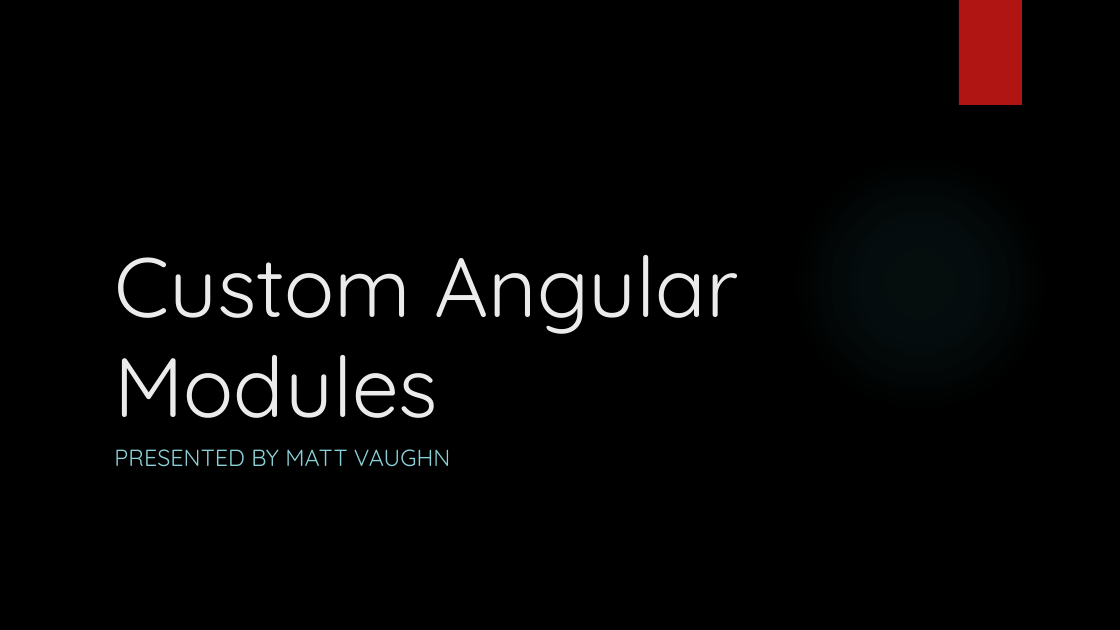
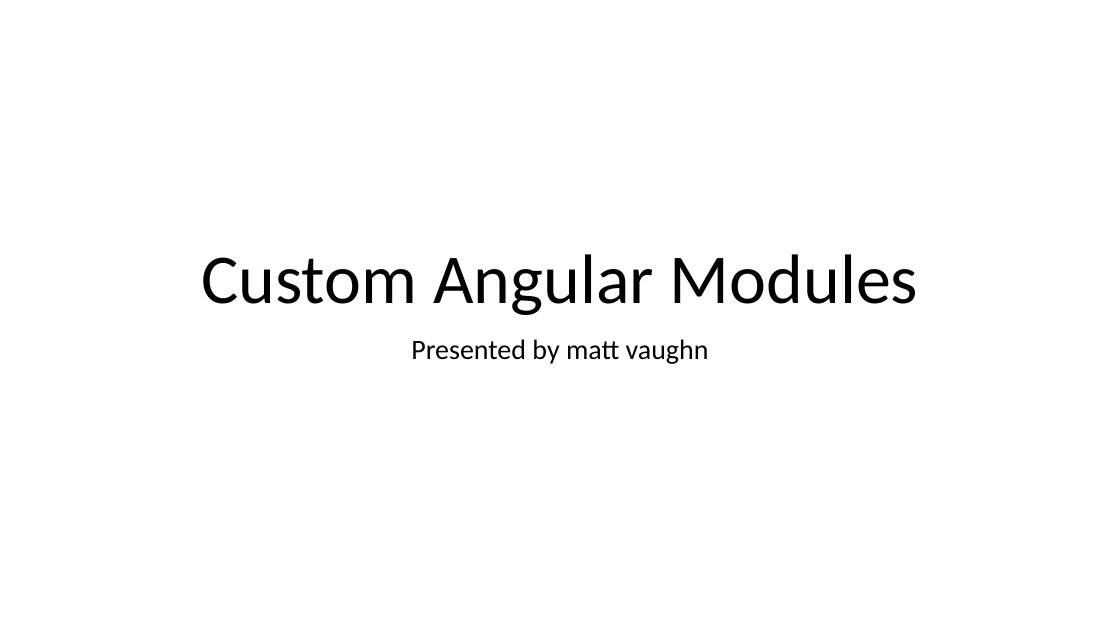
Before and after one commit to buildmotion/custom-angular-modules, a slide deck: slide 1 of presentation/custom-angular-modules.pptx. Drawn at 1120x630 pixels with LibreOffice and Linux fonts; fonts in the diff are those of the drawing; background and template pictures are left out. Boxes give left, top, right and bottom in pixels: in the first picture for what was removed or moved away, otherwise in the second. Text is boxed around its words. In the diff, an @@ line names an element or a change of style, - is before the commit and + after.

```diff
--- a/presentation/custom-angular-modules.pptx
+++ b/presentation/custom-angular-modules.pptx
@@ background picture (left out) to #FFFFFF @@
@@ rectangle removed at bbox=[959, 0, 1022, 105] @@
@@ title "Custom Angular Modules": place and size @@
-title "Custom Angular Modules" at bbox=[114, 255, 738, 418]
+title "Custom Angular Modules" at bbox=[201, 254, 918, 315]
@@ title "Custom Angular Modules" at bbox=[201, 254, 918, 315]: size 72 to 60 pt, font Quicksand to Calibri, text colour #EBEBEB to #000000; alignment left to centre; line spacing 1 to 0.9 @@
@@ ellipse removed at bbox=[791, 154, 1049, 413] @@
@@ subtitle at bbox=[411, 339, 709, 364]: text changed; size 20 to 24 pt; font Quicksand to Calibri; text colour #8AD0D6 to #000000 @@
-PRESENTED BY MATT VAUGHN
+Presented by matt vaughn
```
Also in this commit, not shown: 42 other slides changed, 5 slides added, 20 slides removed, 2 other files.
